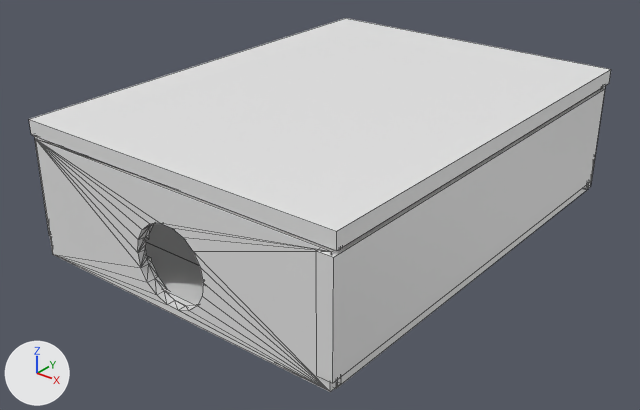
One commit to the FBX model Door Scene/Assets/3ds Max Exports/Door and Room.FBX: the scene before it, then after it.
The view is the same before and after, from a camera (50 mm lens) standing at (14.11, -25.35, 11.45) and looking at (-0.22, -7.44, 0.35). Arrows for +X, +Y and +Z are at lower left; the lights stay in place. Mesh edges are drawn as thin lines. Where no turn or scale is listed for an object, it has been applied to the vertices.

The scene before the commit, as lines of its bpy script (objects in view):
```python
me_mesh_010 = bpy.data.meshes.new('Mesh.010')
me_mesh_010.from_pydata(...)  # 16 vertices, 14 faces; spans x -4.79..4.79, y -13.04..0.0, z -0.21..0.21
me_mesh_012 = bpy.data.meshes.new('Mesh.012')
me_mesh_012.from_pydata(...)  # 111 vertices, 222 faces; spans x -4.8..4.8, y 0.0..0.36, z -1.69..1.69
me_mesh_013 = bpy.data.meshes.new('Mesh.013')
me_mesh_013.from_pydata(...)  # a box spanning x -0.22..0.22, y -6.6..6.6, z 0.0..3.02
me_mesh_014 = bpy.data.meshes.new('Mesh.014')
me_mesh_014.from_pydata(...)  # a box spanning x -4.96..4.96, y -6.68..6.68, z 0.0..0.43
ob_box002 = bpy.data.objects.new('Box002', me_mesh_010)
ob_box002.location = (-0.04, -0.06, -0.16)
ob_box004 = bpy.data.objects.new('Box004', me_mesh_012)
ob_box004.location = (-0.01, -13.35, 1.39)
ob_box005 = bpy.data.objects.new('Box005', me_mesh_013)
ob_box005.location = (4.68, -6.81, 0.0)
ob_box006 = bpy.data.objects.new('Box006', me_mesh_014)
ob_box006.location = (-0.06, -6.64, 3.12)
```
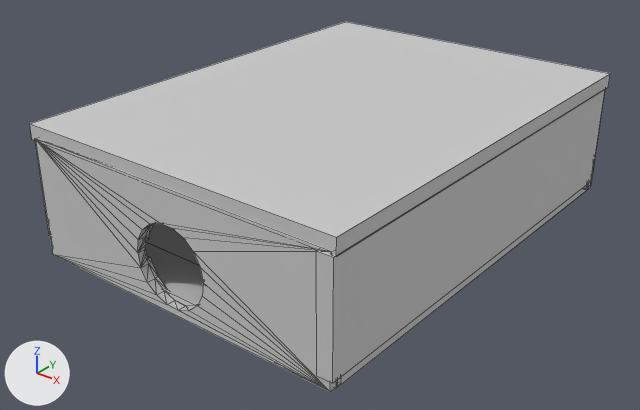
Location of each change, (x1, y1, x2, y2) in pixels of the pictures (640 x 410 px):
'Box006', recoloured, moved
    before: (29, 18, 611, 251)
    after: (30, 22, 610, 256)
'Box004', recoloured
    both: (35, 137, 341, 392)
'Box005', recoloured
    both: (316, 88, 605, 383)
'Box002', recoloured
    both: (146, 186, 587, 389)

What the commit changed:
Material 'Material #24' (mat_material__24) is new.
Its base color is (0.588, 0.588, 0.588) (light grey #cacaca).
Its roughness is 0.859.
me_mesh_013 has 8 vertices, 6 faces and spans x -0.22..0.22, y -6.6..6.6, z 0.0..3.02.
me_mesh_013 now uses material mat_material__24 (light grey #cacaca).
me_mesh_014 has 8 vertices, 6 faces and spans x -4.96..4.96, y -6.68..6.68, z 0.0..0.43.
me_mesh_014 now uses material mat_material__24 (light grey #cacaca).
me_mesh_012 has 111 vertices, 222 faces and spans x -4.8..4.8, y 0.0..0.36, z -1.69..1.69.
me_mesh_012 now uses material mat_material__24 (light grey #cacaca).
me_mesh_010 has 16 vertices, 14 faces and spans x -4.79..4.79, y -13.04..0.0, z -0.21..0.21.
me_mesh_010 now uses material mat_material__24 (light grey #cacaca).
Object 'Box006' (ob_box006) moves from (-0.06, -6.64, 3.12) to (-0.06, -6.64, 3.0).
